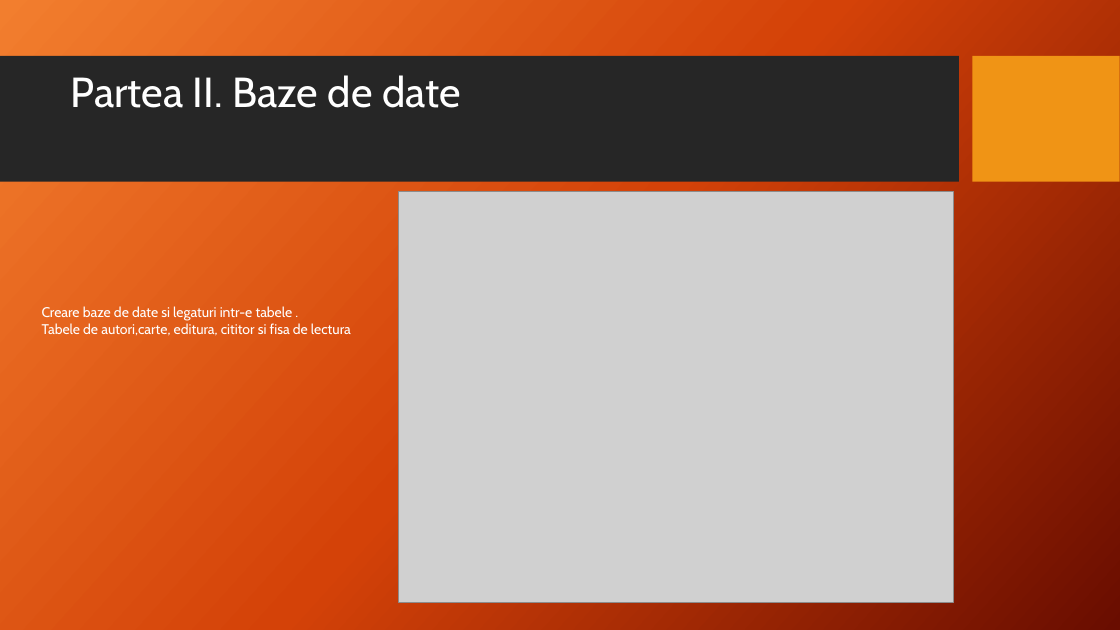
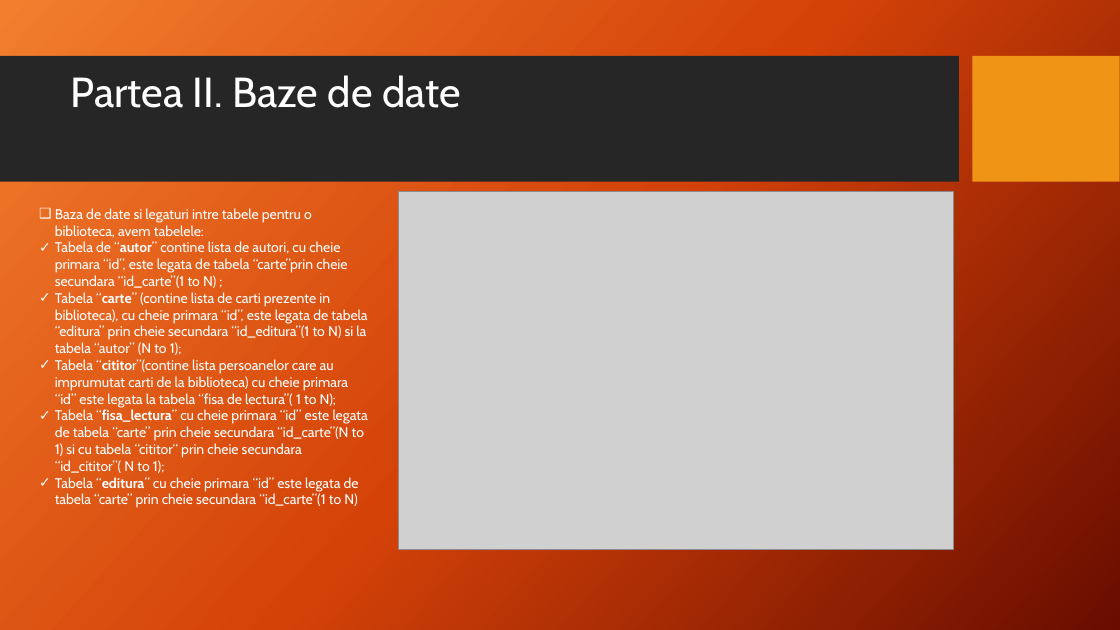
Before and after one commit to Nicoleta-24/proiect_testare, a slide deck: slide 7 of Proiect final.pptx. Drawn at 1120x630 pixels with LibreOffice and Linux fonts; fonts in the diff are those of the drawing; grey boxes stand for pictures; background and template pictures are left out. Boxes give left, top, right and bottom in pixels: in the first picture for what was removed or moved away, otherwise in the second. Text is boxed around its words. In the diff, an @@ line names an element or a change of style, - is before the commit and + after.

```diff
--- a/Proiect final.pptx
+++ b/Proiect final.pptx
@@ text at (55,208,368,508): text changed @@
-Creare baze de date si legaturi intr-e tabele .
-Tabele de autori,carte, editura, cititor si fisa de lectura
+❑ Baza de date si legaturi intre tabele pentru o biblioteca, avem tabelele:
+✓ Tabela de “autor” contine lista de autori, cu cheie primara “id”, este legata de tabela “carte”prin cheie secundara “id_carte”(1 to N) ;
+✓ Tabela “carte” (contine lista de carti prezente in biblioteca), cu cheie primara “id”, este legata de tabela “editura” prin cheie secundara “id_editura”(1 to N) si la tabela “autor” (N to 1);
+✓ Tabela “cititor”(contine lista persoanelor care au imprumutat carti de la biblioteca) cu cheie primara “id” este legata la tabela “fisa de lectura”( 1 to N);
+✓ Tabela “fisa_lectura” cu cheie primara “id” este legata de tabela “carte” prin cheie secundara “id_carte”(N to 1) si cu tabela “cititor“ prin cheie secundara “id_cititor”( N to 1);
+✓ Tabela “editura” cu cheie primara “id” este legata de tabela “carte” prin cheie secundara “id_carte”(1 to N)
@@ picture: place and size @@
-picture at (399,192,954,602)
+picture at (399,192,954,550)
```
Also in this commit, not shown: 10 other slides changed, 1 slide added, 1 slide removed, 1 other file.
